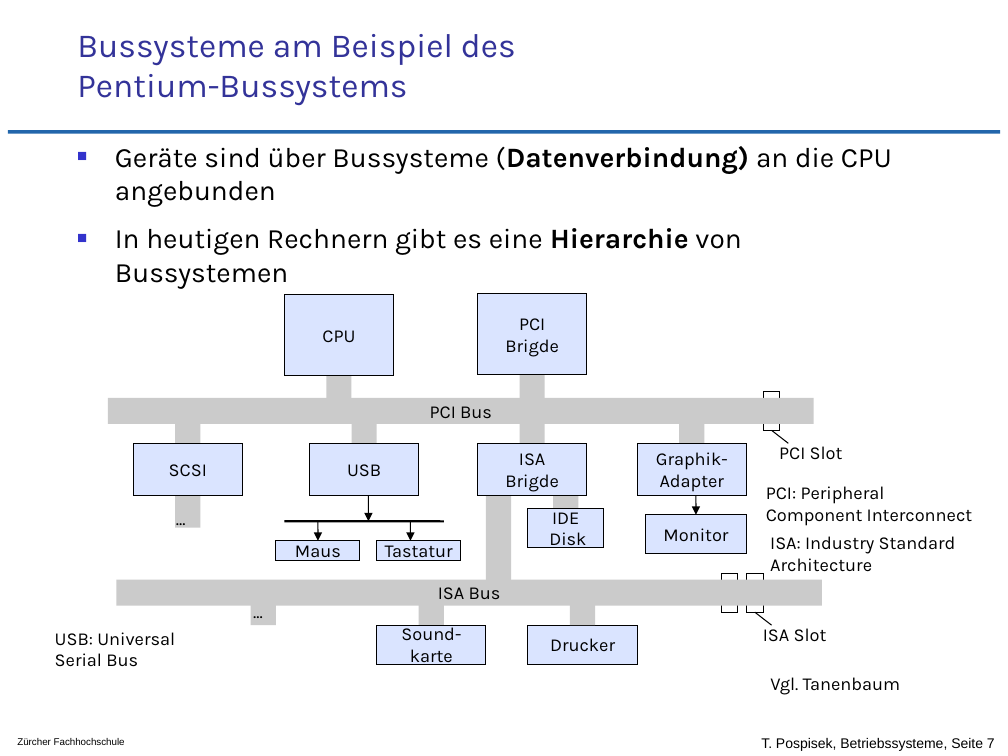
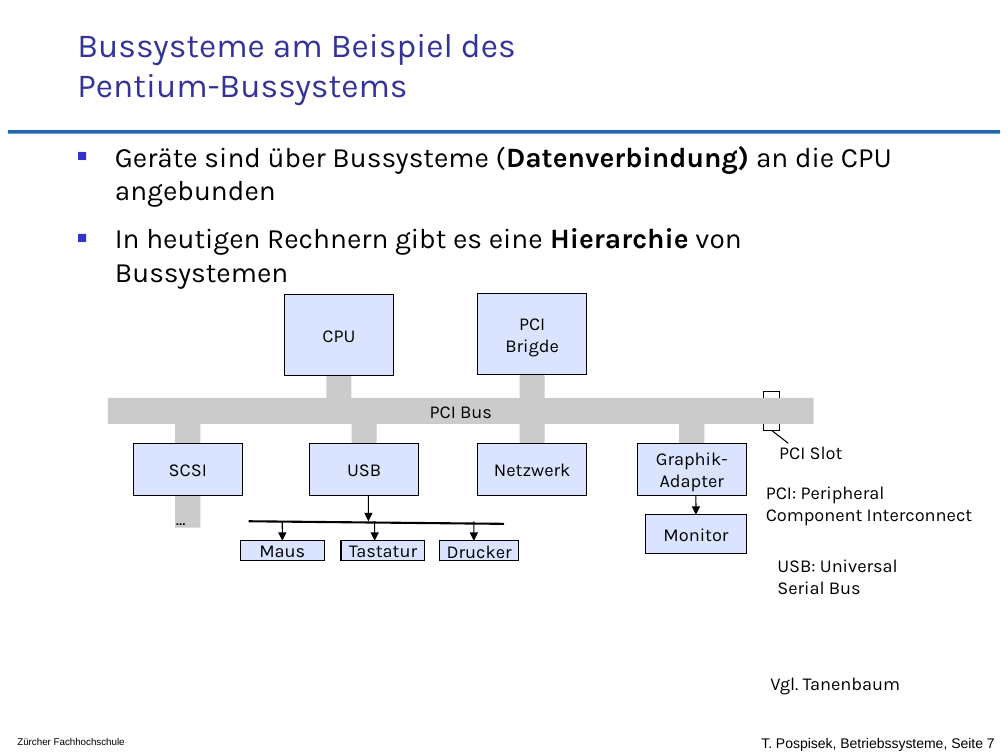
Before and after one commit to tpo/betriebssysteme, a slide deck: slide 7 of 12_Geraete_und_Dateiverwaltung.odp. Drawn at 1008x756 pixels with LibreOffice and Linux fonts; fonts in the diff are those of the drawing; background and template pictures are left out. Boxes give left, top, right and bottom in pixels: in the first picture for what was removed or moved away, otherwise in the second. Text is boxed around its words. In the diff, an @@ line names an element or a change of style, - is before the commit and + after.

Commit message:
ISA Bus rausgeschmissen
gibt's "nicht" mehr

```diff
--- a/12_Geraete_und_Dateiverwaltung.odp
+++ b/12_Geraete_und_Dateiverwaltung.odp
@@ text in rectangle at (x1=494, y1=463, x2=570, y2=477): text changed @@
-ISA
-Brigde
+Netzwerk
@@ line moved from (284, 521) - (444, 521) to (249, 521) - (504, 524) @@
@@ 2 rectangles, 2 arrows moved together from (x1=276, y1=521, x2=461, y2=559) to (x1=240, y1=521, x2=424, y2=559) @@
@@ arrow added from (474, 521) to (474, 540), #000000 0.74 pt @@
@@ rectangle "Drucker" resized from (x1=528, y1=625, x2=637, y2=664) to (x1=439, y1=540, x2=519, y2=560) @@
@@ text "USB: Universal" moved from (x1=55, y1=632, x2=175, y2=667) to (x1=777, y1=559, x2=898, y2=595) @@
@@ group removed at (x1=116, y1=476, x2=956, y2=664): 10 rectangles, 3 texts, 1 line @@
-ISA Bus
-IDE
-Disk
-Sound-
-karte
-ISA Slot
-ISA: Industry Standard
-Architecture
-...
```
